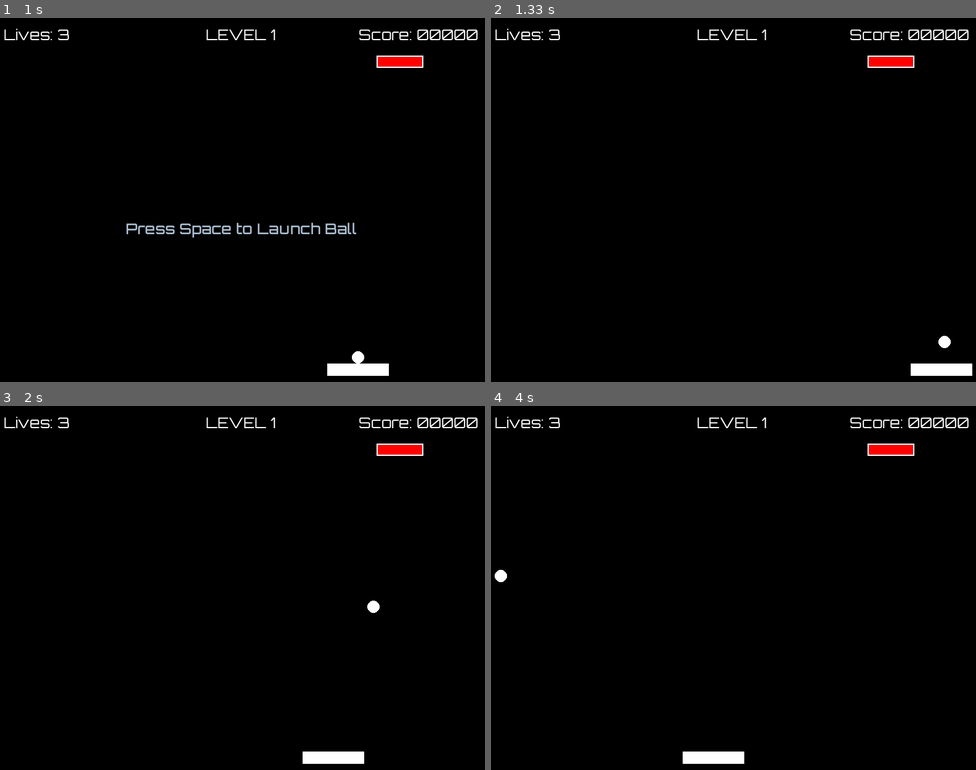
Above: before the commit, frames 1-4 (two rows, left to right).
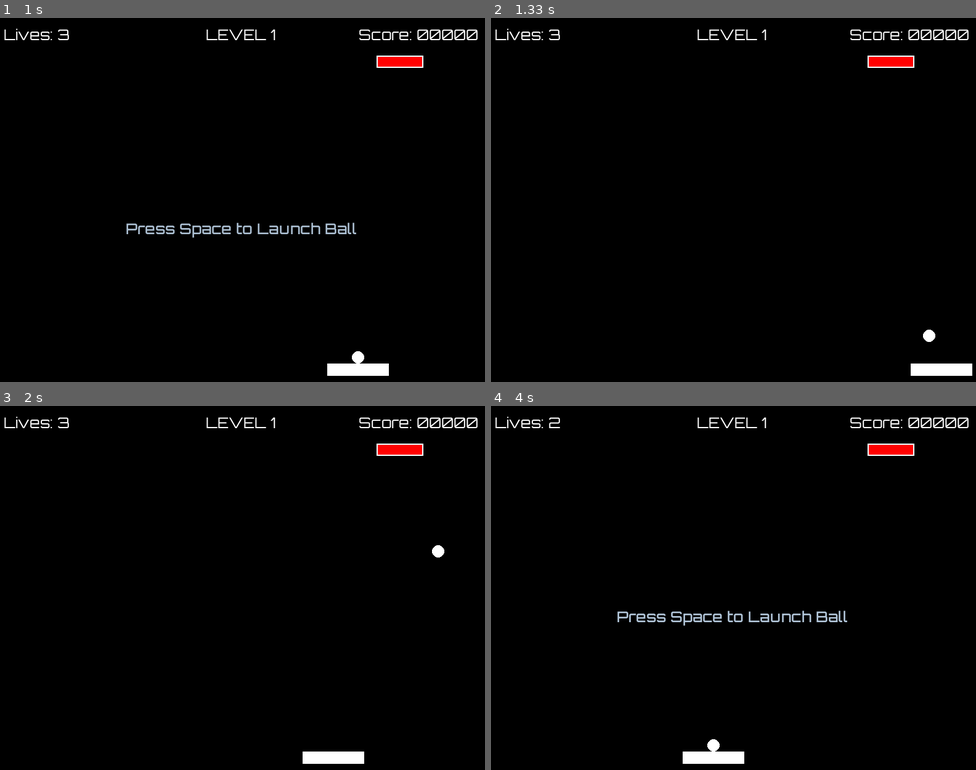
Above: after the commit, the same moments.

Repository: gkpyth/breakout-game-desktop-app-pygame
Game: pygame game, started from main.py
The game is run twice, just before and just after one commit, with the same random seed, the same clock (stepped at 60 frames per second) and the same inputs.
Inputs:
- Up to frame 1 (1 s): tap Space at 0.33 s; hold Right from 0.67 s (still down)
- Up to frame 2 (1.33 s): release Right at 1.13 s; hold Right from 1.17 s (still down); tap Space at 1.23 s
- Up to frame 3 (2 s): tap Space at 1.53, 1.73 s; release Right at 1.63 s; hold Left from 1.67 s (still down)
- Up to frame 4 (4 s): tap Space at 2.03, 2.3, 2.6, 2.73, 3.03, 3.4, 3.7, 3.9 s; release Left at 2.2 s; hold Left 2.23-2.63 s; hold Right 2.67-3.3 s; hold Left 3.33-3.8 s; hold Right from 3.83 s (still down)

Frame 1 is identical in both runs. In frame 2, 0.1% of the frame differs, in the area x 89-95%, y 85-91%; in frame 3, 0.1%; in frame 4, 0.8%, in the area x 0-74%, y 3-95%.

Commit message:
Add paddle-position-based bounce angles and straight-up ball on launch - Fix minor code issue

Diff:
--- a/ball.py
+++ b/ball.py
@@ -1,4 +1,5 @@
 import pygame
+import math
 
 from settings import *
 
@@ -31,14 +32,24 @@
         self.y_pos += self.y_vel * self.speed_factor
 
     # Ball collision and bouncing logic
-    def bounce(self, paddle, bricks):
+    def bounce(self, paddle):
         """Bounce the ball off the walls and the paddle upon collision"""
         if self.x_pos <= 10 + self.radius or self.x_pos >= WINDOW_SIZE[0] - self.radius - 10:
             self.x_vel *= -1
         if self.y_pos <= 10:
             self.y_vel *= -1
         if self.y_pos >= (paddle.y_pos - self.radius) and paddle.x_pos <= self.x_pos <= (paddle.x_pos + paddle.width) and self.y_vel > 0:
-            self.y_vel *= -1
+            # self.y_vel *= -1
+            hit_position = self.x_pos - (paddle.x_pos + paddle.width // 2)
+            normalized = hit_position / (paddle.width / 2)
+            normalized = max(-1, min(1, normalized))
+
+            max_angle = math.pi / 3
+            angle = math.pi / 2 + normalized * max_angle            # if normalized is +, self.x_vel & self.y_vel should be multiplied by -1
+
+            speed = math.sqrt(self.x_vel**2 + self.y_vel**2)
+            self.x_vel = -speed * math.cos(angle)                   # Normalized with + -> speed needs to be inverted
+            self.y_vel = -speed * math.sin(angle)                   # Normalized with + -> speed needs to be inverted
 
     # Ball reset logic
     def reset(self, paddle):
--- a/levels.py
+++ b/levels.py
@@ -10,6 +10,7 @@
 #     [1, 1, 1, 1, 1, 1, 1, 1, 1],
 # ]
 
+# Level for testing
 LEVEL_1 = [
     [0, 0, 0, 0, 0, 0, 0, 1, 0],
 ]
@@ -21,6 +22,7 @@
 #     [1, 1, 1, 1, 1, 1, 1, 1, 1],
 # ]
 
+# Level for testing
 LEVEL_2 = [
     [0, 0, 0, 0, 0, 0, 0, 1, 0],
 ]
@@ -33,6 +35,7 @@
 #     [1, 1, 1, 1, 1, 1, 1, 1, 1]
 # ]
 
+# Level for testing
 LEVEL_3 = [
     [0, 0, 0, 0, 0, 0, 0, 1, 0],
 ]
@@ -46,6 +49,7 @@
 #     [1, 1, 1, 1, 1, 1, 1, 1, 1]
 # ]
 
+# Level for testing
 LEVEL_4 = [
     [0, 0, 0, 0, 0, 0, 0, 1, 0],
 ]
@@ -59,6 +63,7 @@
 #     [3, 0, 3, 3, 3, 3, 3, 0, 3]
 # ]
 
+# Level for testing
 LEVEL_5 = [
     [0, 0, 0, 0, 0, 0, 0, 1, 0],
 ]
--- a/main.py
+++ b/main.py
@@ -102,7 +102,7 @@
         for ball in balls[:]:
             ball.draw_ball(screen)
             ball.move(paddle)
-            ball.bounce(paddle, bricks)
+            ball.bounce(paddle)
             ball.check_powerup()
 
         # Draw bricks
--- a/settings.py
+++ b/settings.py
@@ -69,8 +69,8 @@
 ball_x_pos = WINDOW_SIZE[0] // 2
 ball_y_pos = WINDOW_SIZE[1] - (30 + ball_radius * 2)
 ball_speed_factor = 1
-ball_speed_x = 5
-ball_speed_y = -5
+ball_speed_x = 0
+ball_speed_y = -7
 
 # Brick Settings
 brick_default_color = get_theme()["brick_1hp"]
